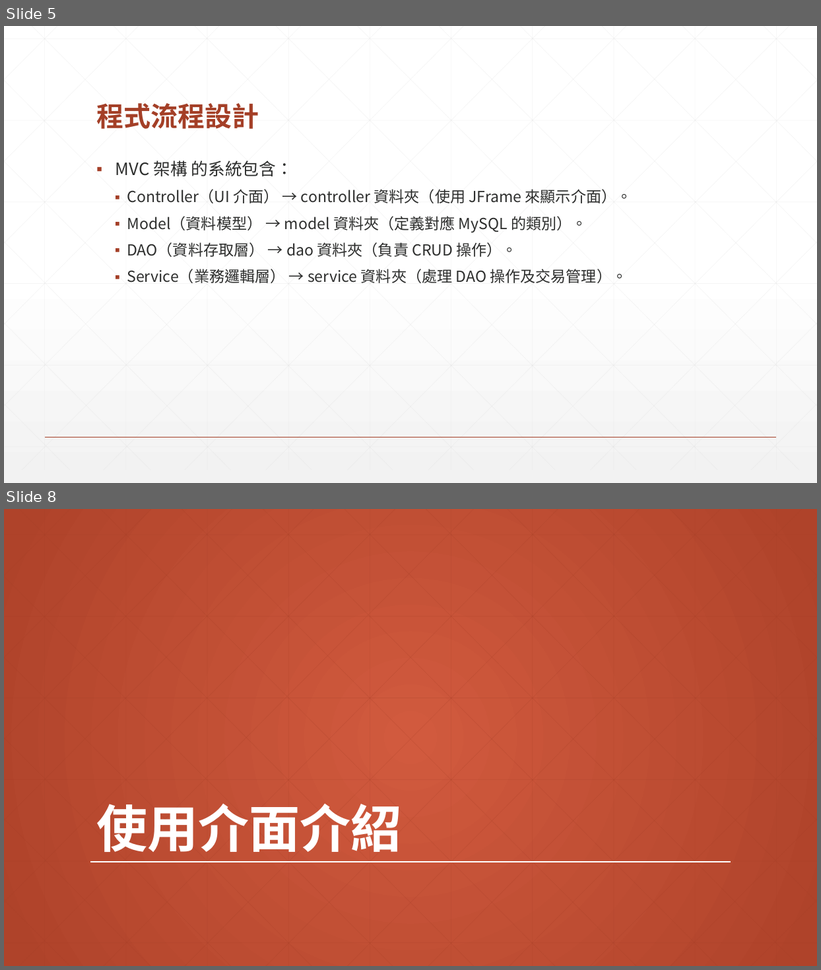
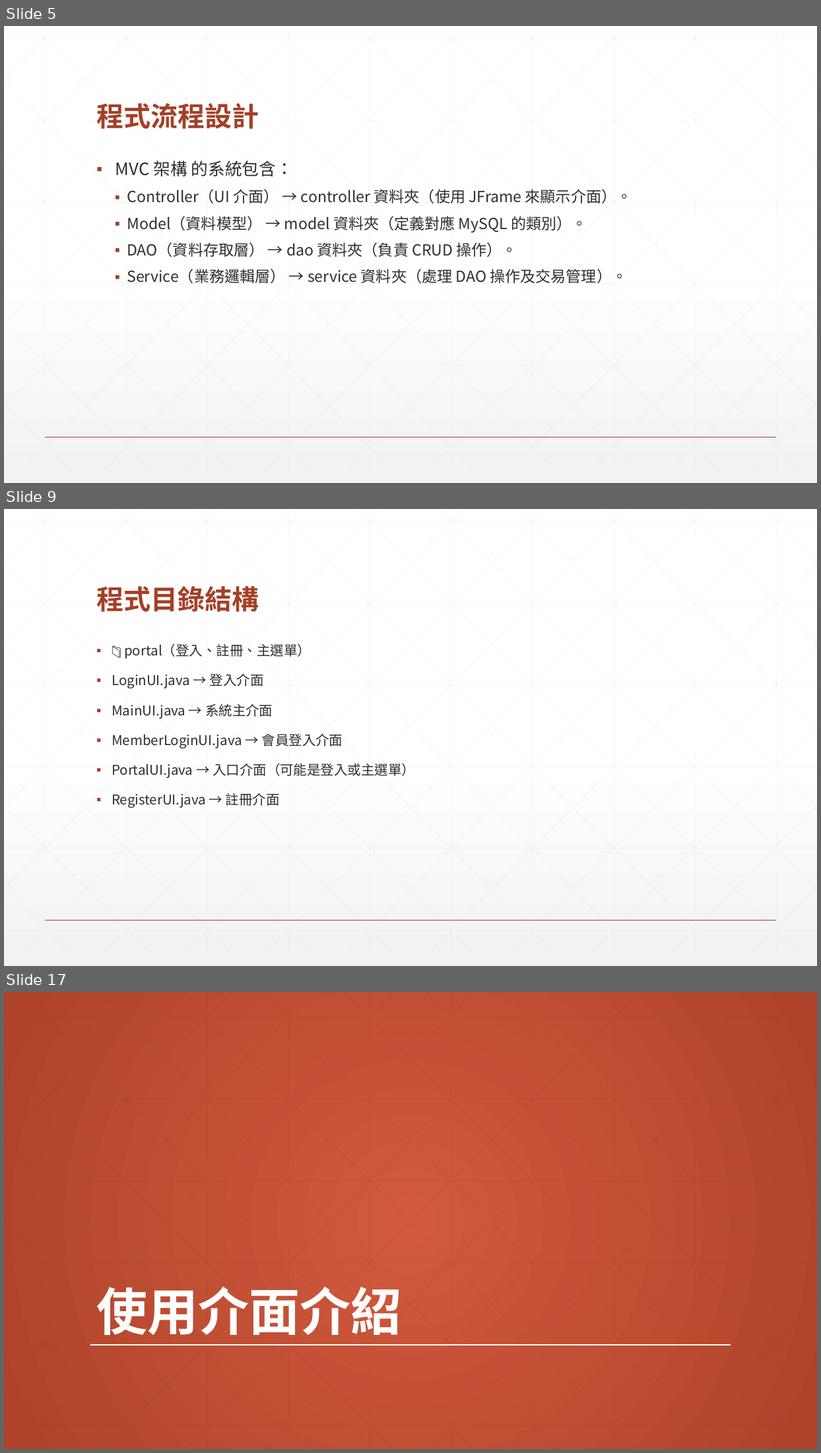
Before and after one commit to guyverfax/SportProject, a slide deck: 作業5-體育用品店訂單和庫存管理系統.pptx. Shown one above the other, each under a label of ours: slides 5 and 8 before the commit, slides 5, 9 and 17 after it; the slides between them are not shown. The pictures are 821x970 and 821x1453 pixels, drawn with LibreOffice and Linux fonts; fonts in the diff are those of the drawing. Boxes give left, top, right and bottom in pixels: in the first picture for what was removed or moved away, otherwise in the second. Text is boxed around its words. In the diff, an @@ line names an element or a change of style, - is before the commit and + after.

```diff
--- a/作業5-體育用品店訂單和庫存管理系統.pptx
+++ b/作業5-體育用品店訂單和庫存管理系統.pptx
@@ slide 9 added at (x1=4, y1=509, x2=817, y2=966), background gradient #FFFFFF to #F2F2F2; not listed: 47 template elements that a slide beside it also shows @@
@@ title added at (x1=96, y1=586, x2=259, y2=612), 32 pt, text #A43F27, bold @@
+程式目錄結構
@@ text added at (x1=112, y1=644, x2=415, y2=808), 16 pt, text #2D2E2D @@
+▪ 📁 portal（登入、註冊、主選單）
+▪ LoginUI.java → 登入介面
+▪ MainUI.java → 系統主介面
+▪ MemberLoginUI.java → 會員登入介面
+▪ PortalUI.java → 入口介面（可能是登入或主選單）
+▪ RegisterUI.java → 註冊介面
@@ what was slide 8 is now slide 17 @@
```
Also in this commit, not shown: 10 slides changed, 26 other slides added, 2 slides removed.
